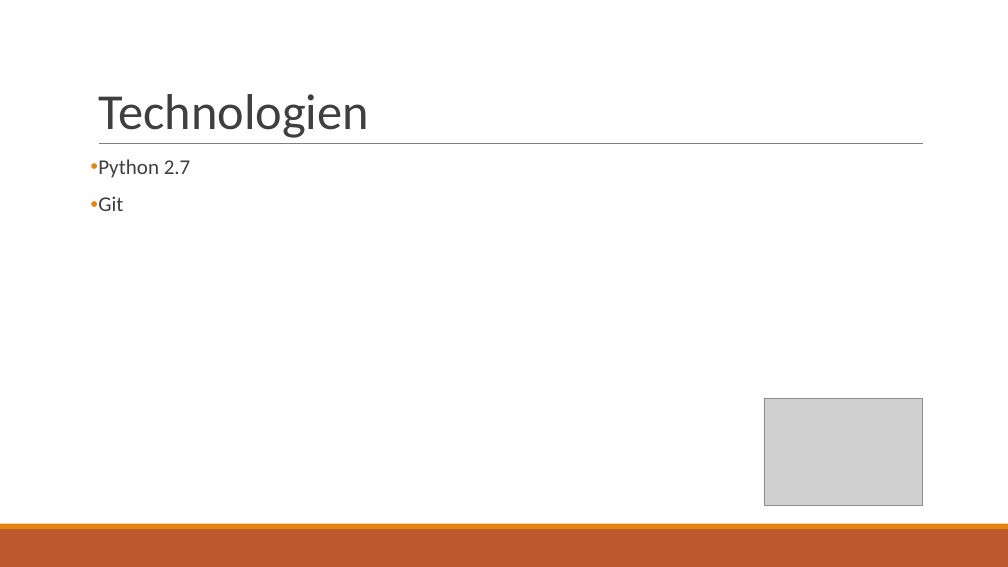
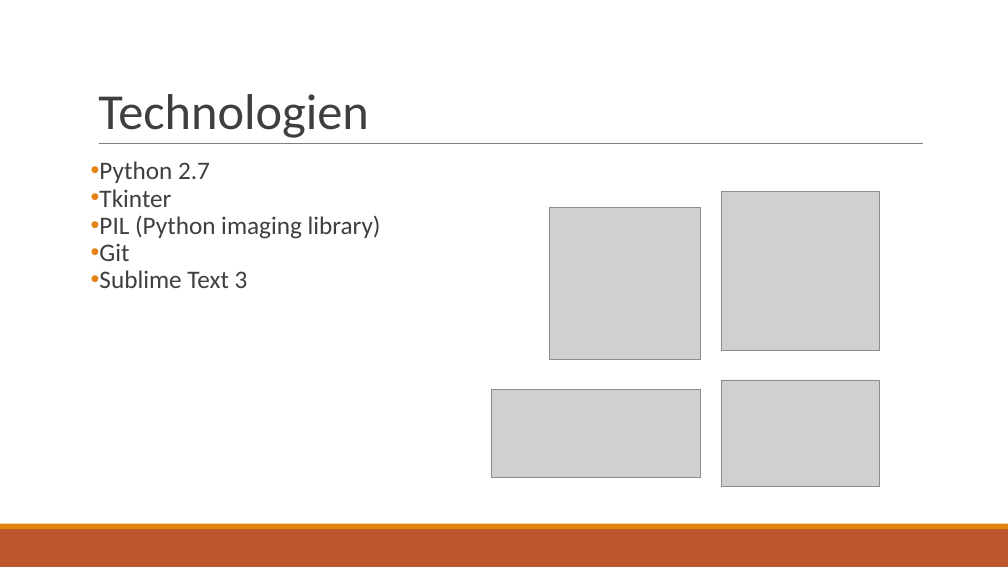
Before and after one commit to raphael-s/M306, a slide deck: slide 9 of docs/Projektpräsentation.pptx. Drawn at 1008x567 pixels with LibreOffice and Linux fonts; fonts in the diff are those of the drawing; grey boxes stand for pictures. Boxes give left, top, right and bottom in pixels: in the first picture for what was removed or moved away, otherwise in the second. Text is boxed around its words. In the diff, an @@ line names an element or a change of style, - is before the commit and + after.

Commit message:
presentation finished

```diff
--- a/docs/Projektpräsentation.pptx
+++ b/docs/Projektpräsentation.pptx
@@ text at [99,161,210,261]: size 20 to 24 pt in "Python 2.7", "Git"; indent changed; less space between paragraphs @@
@@ text at [99,189,381,239]: paragraphs added @@
+• Tkinter
+• PIL (Python imaging library)
@@ picture added at [550,208,701,359] @@
@@ picture added at [721,192,879,350] @@
@@ text at [99,270,248,288]: paragraph added @@
+• Sublime Text 3
@@ picture added at [491,389,701,477] @@
@@ picture: place and size @@
-picture at [765,399,923,505]
+picture at [721,380,879,487]
```
Also in this commit, not shown: 8 other slides changed.
